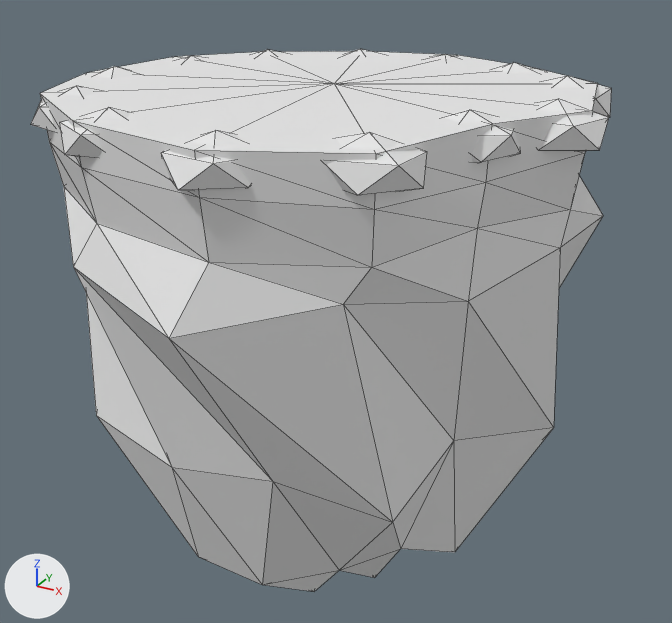
Renders of the FBX model Assets/SnowballArena/Art/Concept/ConceptIslet1.fbx from each side of a commit.
Before and after are seen from a 50 mm lens placed at (1.69, -3.06, 0.61), pointed at (0.04, -0.06, -0.89). Every picture has the same lights, and +X, +Y and +Z are marked at lower left. The older version comes first. Mesh edges are drawn as thin lines. Where no turn or scale is listed for an object, it has been applied to the vertices. Vertices at exactly the same position are counted once.

Names of what the first picture shows: 'ConceptIslet1'.
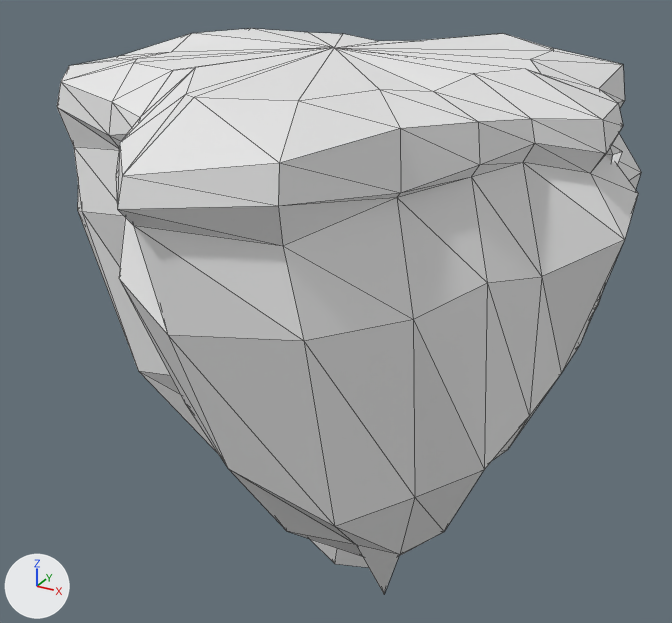
The change in detail:
me_conceptislet1 is used by ob_conceptislet1; location (0.0, 0.0, 0.0).
me_conceptislet1 had 275 vertices, 468 faces and spanned x -1.02..1.02, y -1.13..0.95, z -2.11..0.03.
me_conceptislet1 now has 199 vertices, 382 faces and spans x -1.13..1.12, y -1.35..1.09, z -2.01..0.13.
me_conceptislet1 part 1: the loose piece of 93 vertices spanning x -0.98..0.96, y -1.13..0.95, z -2.11..0.0 is rebuilt with 178 vertices and now spans x -1.13..1.12, y -1.35..1.09, z -2.01..0.13.
me_conceptislet1 part 2: 11 loose pieces with 132 vertices, spanning x -1.02..1.02, y -1.1..0.95, z -0.16..0.03, are deleted.
Part 3, on me_conceptislet1:
50 vertices are removed from x -0.92..0.91, y -1.0..0.86, z -0.34..0.03.
66 faces are deleted.
21 vertices are added at x -0.39..1.0, y -0.73..0.7, z -0.43..-0.13.
30 new faces join them, mat_ice (white #e7e7e7).

Pixel boxes (x1, y1, x2, y2) of what changed, in the pictures (672 x 623 px):
'ConceptIslet1', reshaped: before (31, 49, 612, 592); after (57, 28, 641, 594)
part 1 of me_conceptislet1, rebuilt: before (40, 51, 603, 592); after (57, 28, 641, 594)
part 2 of me_conceptislet1, deleted: before (31, 49, 612, 195)
part 3 of me_conceptislet1, cut back (mostly hidden): before (60, 49, 382, 158); after (606, 145, 622, 165)
